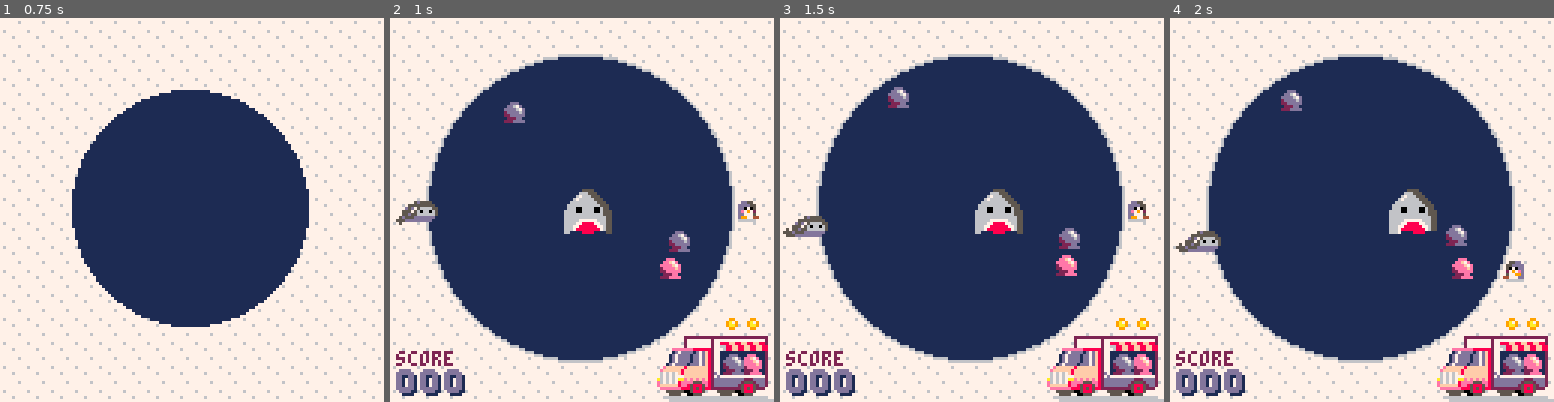
Above: before the commit, frames 1-4 (left to right).
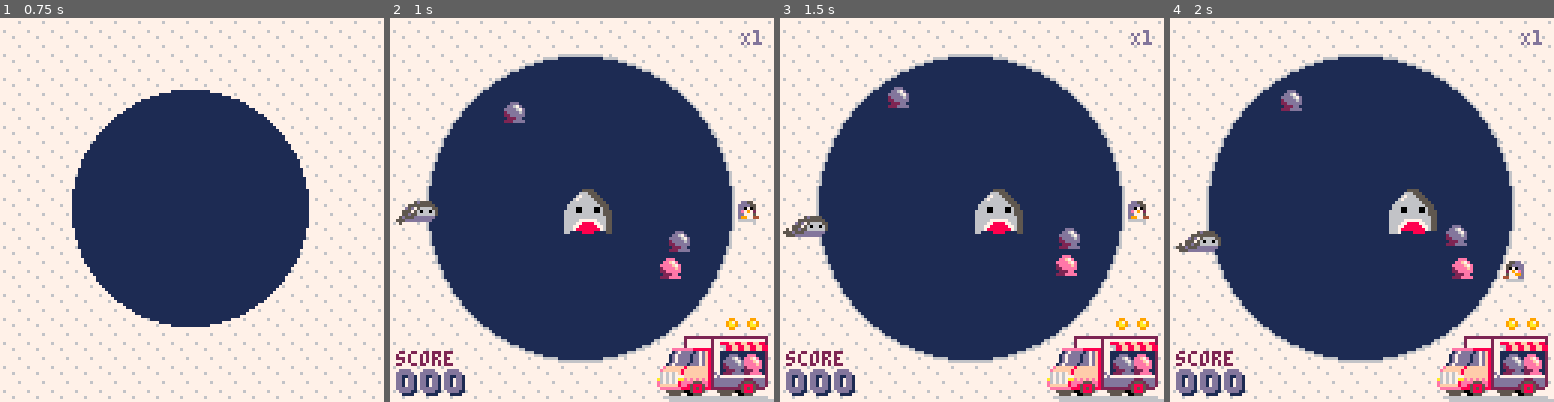
Above: after the commit, the same moments.

Repository: phwebi/loop-n-scoop
Game: PICO-8 cartridge loopnscoop.p8
The game is run twice, just before and just after one commit, with the same random seed, the same clock (stepped at 60 frames per second) and the same inputs.
Inputs:
- Up to frame 1 (0.75 s): tap X (X key) at 0.33 s; tap O (Z key) at 0.7 s
- Up to frame 2 (1 s): no input
- Up to frame 3 (1.5 s): tap X (X key) at 1.07 s
- Up to frame 4 (2 s): hold Right from 1.6 s (still down); tap O (Z key) at 1.7 s; tap X (X key) at 1.85 s

Frame 1 is identical in both runs. In frame 2, less than 0.1% of the frame differs, in the area x 91-97%, y 3-8%; in frame 3, less than 0.1%; in frame 4, less than 0.1%.

Commit message:
add combo bonuses

Diff:
--- a/loopnscoop.p8
+++ b/loopnscoop.p8
@@ -296,6 +296,8 @@
     leaps = 0,
     powerup = -1,
     power_active = -1,
+    combos = 0,
+    completed_orders = 0,
   }
   p.x, p.y = ang_to_pl_coord(0)
 
@@ -445,21 +447,23 @@
 
 function handle_order(o)
   if o.scored then
-    if o.scoop1_done == o.scoop2_done then
-      add_scoop(wildcard_scoop)
-    end
-
+    if (o.scoop1_done == o.scoop2_done) add_scoop(wildcard_scoop)
     del(orders, o)
   end
 end
 
 function handle_order_scoring(o)
   if not o.scored and o.scoop1_done > 0 and o.scoop2_done > 0 then
-    p.score += 1
+    p.completed_orders +=1
+    p.score += (p.combos + 1)
     o.scored = true
 
-    if p.score%5 == 0 then
-      add_present()
+    if (p.completed_orders%5 == 0) add_present()
+
+    if (o.scoop1_done == o.scoop2_done) then
+      p.combos +=1
+    else
+      p.combos = 0
     end
   end
 end
@@ -638,7 +642,7 @@
   if p.powerup == slow_time then
     return slow_time_mod
   end
-  return (p.score + 2)/2
+  return (p.score + 10)/10
 end
 
 function handle_enemy_movement(enemy)
@@ -801,6 +805,8 @@
   spr(truck_sprite, 89, 106, truck_w, truck_h)
 
   foreach(orders, draw_order)
+
+  print("X" .. (p.combos+1),117,4,13)
 
   print("score",2,111,2)
   local d1=flr(p.score/100)
